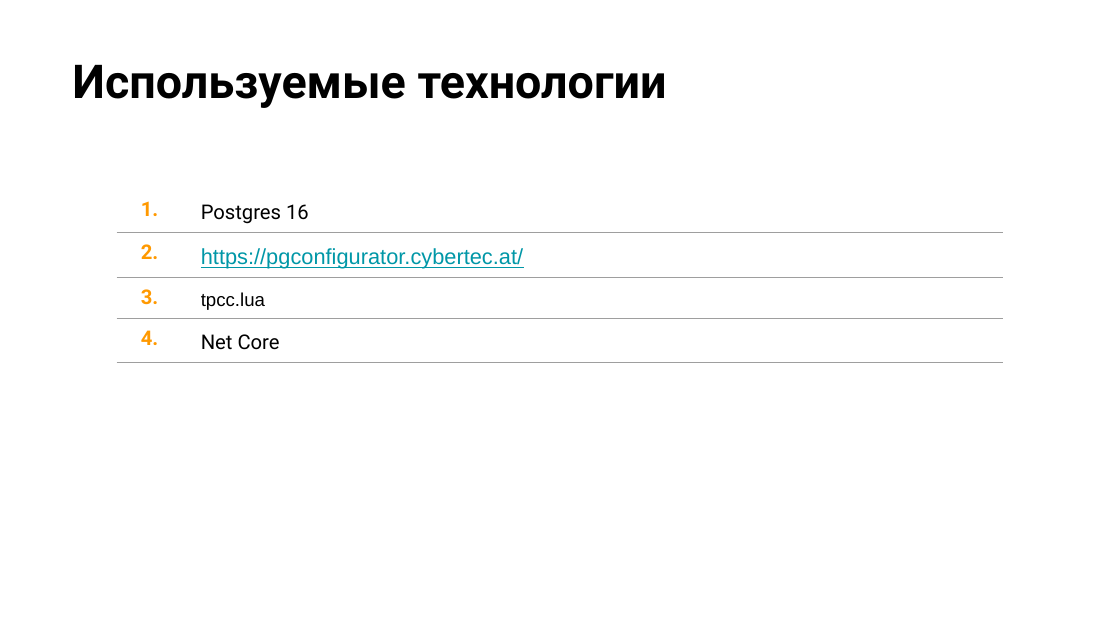
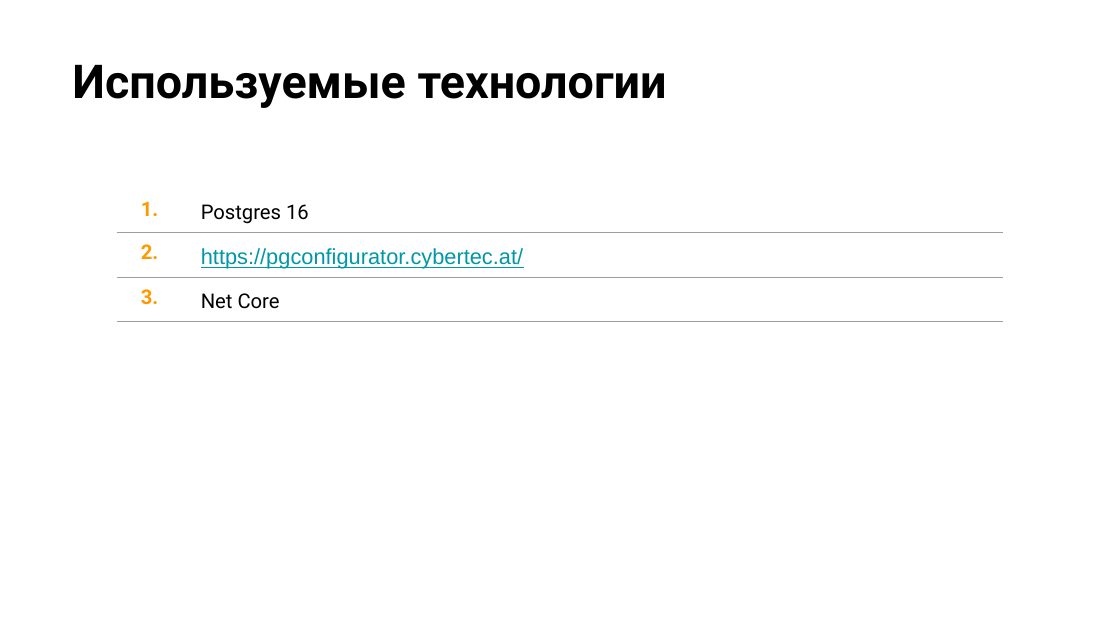
Before and after one commit to fangarh/OTUS_PG, a slide deck: slide 7 of Презентация/dds.pptx. Drawn at 1120x630 pixels with LibreOffice and Linux fonts; fonts in the diff are those of the drawing; background and template pictures are left out. Boxes give left, top, right and bottom in pixels: in the first picture for what was removed or moved away, otherwise in the second. Text is boxed around its words. In the diff, an @@ line names an element or a change of style, - is before the commit and + after.

```diff
--- a/Презентация/dds.pptx
+++ b/Презентация/dds.pptx
@@ table at box(116, 189, 1004, 319) @@
-row 3: 3. | tpcc.lua
-row 4: 4. | Net Core
+row 3: 3. | Net Core
```
Also in this commit, not shown: 1 other slide changed, 1 other file.
